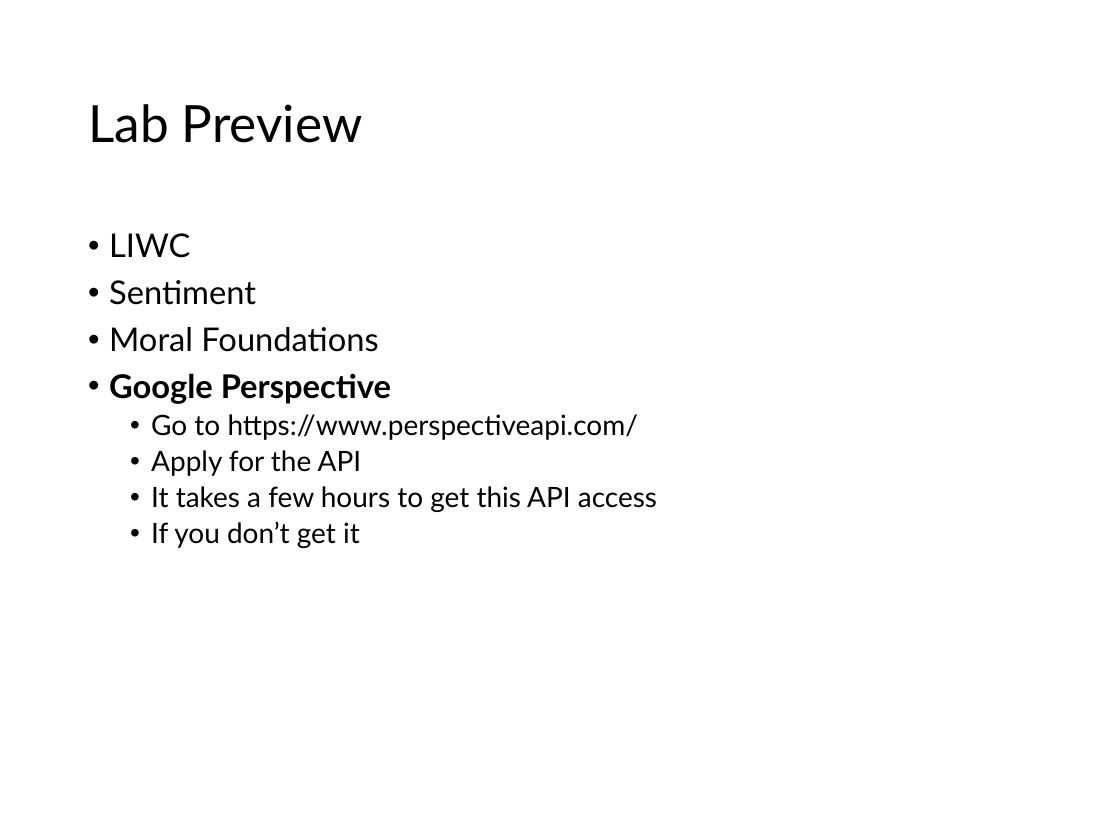
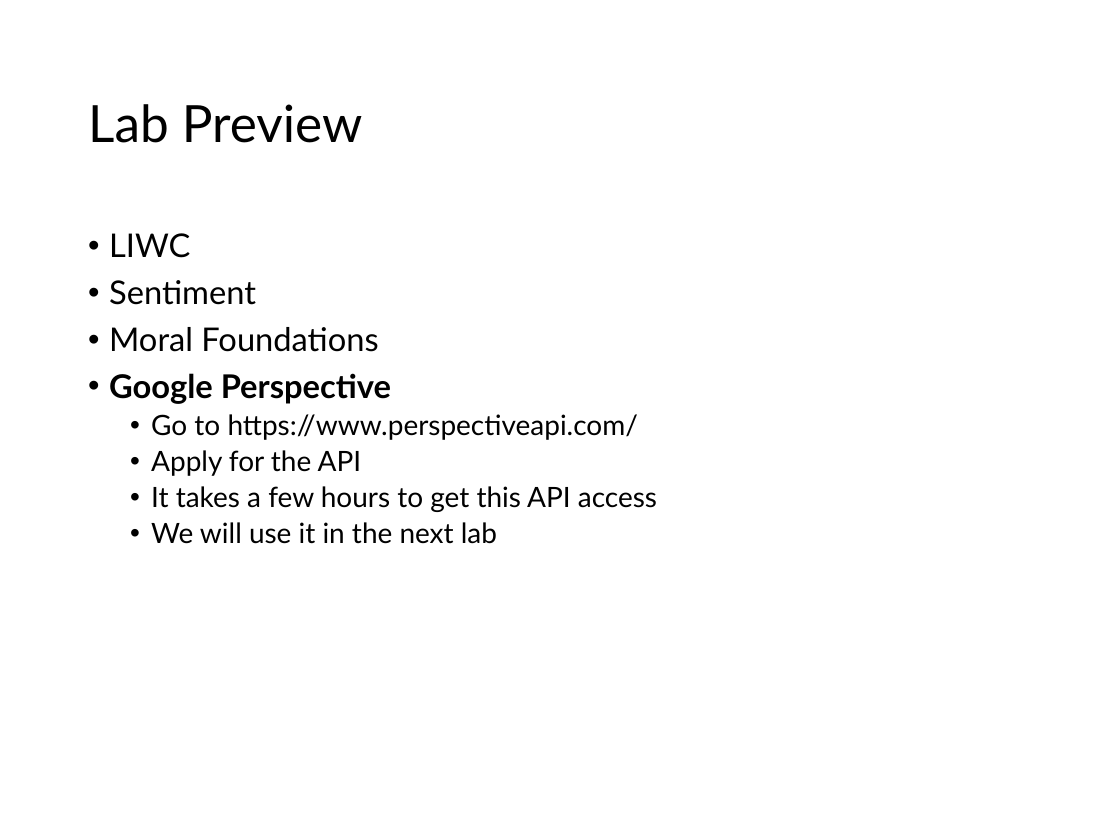
Before and after one commit to alvinyxz/CSS_Workshop, a slide deck: slide 36 of Slides/Day2.pptx. Drawn at 1120x840 pixels with LibreOffice and Linux fonts; fonts in the diff are those of the drawing. Boxes give left, top, right and bottom in pixels: in the first picture for what was removed or moved away, otherwise in the second. Text is boxed around its words. In the diff, an @@ line names an element or a change of style, - is before the commit and + after.

```diff
--- a/Slides/Day2.pptx
+++ b/Slides/Day2.pptx
@@ text at (x1=151, y1=522, x2=497, y2=544): text changed @@
-  • If you don’t get it
+  • We will use it in the next lab
```
Also in this commit, not shown: 37 other files.
